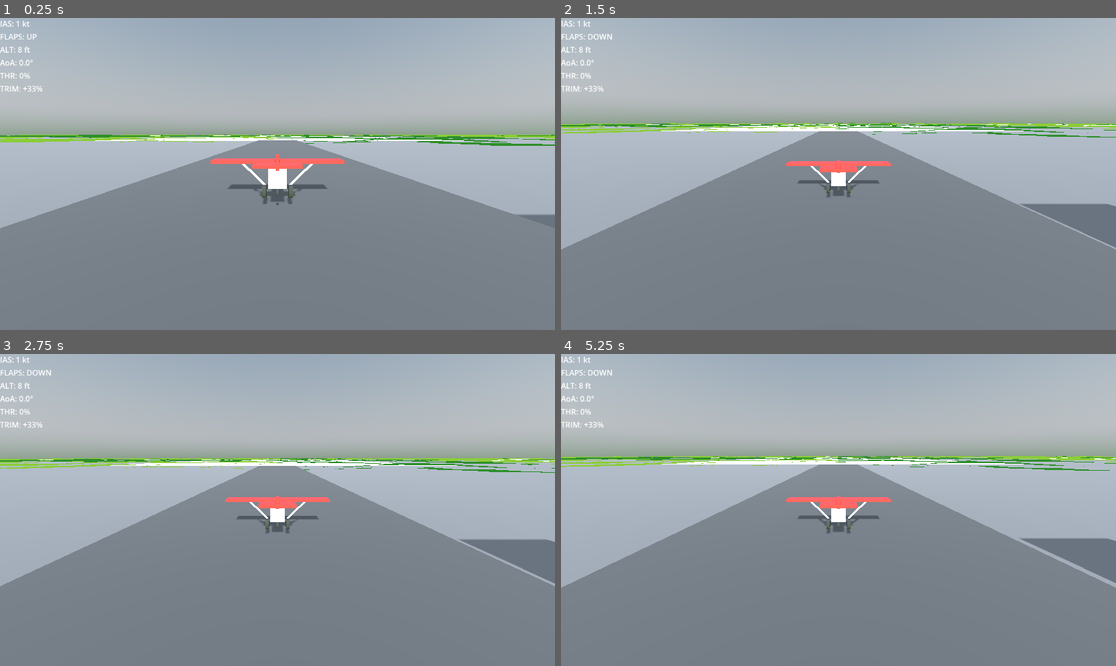
Above: before the commit, frames 1-4 (two rows, left to right).
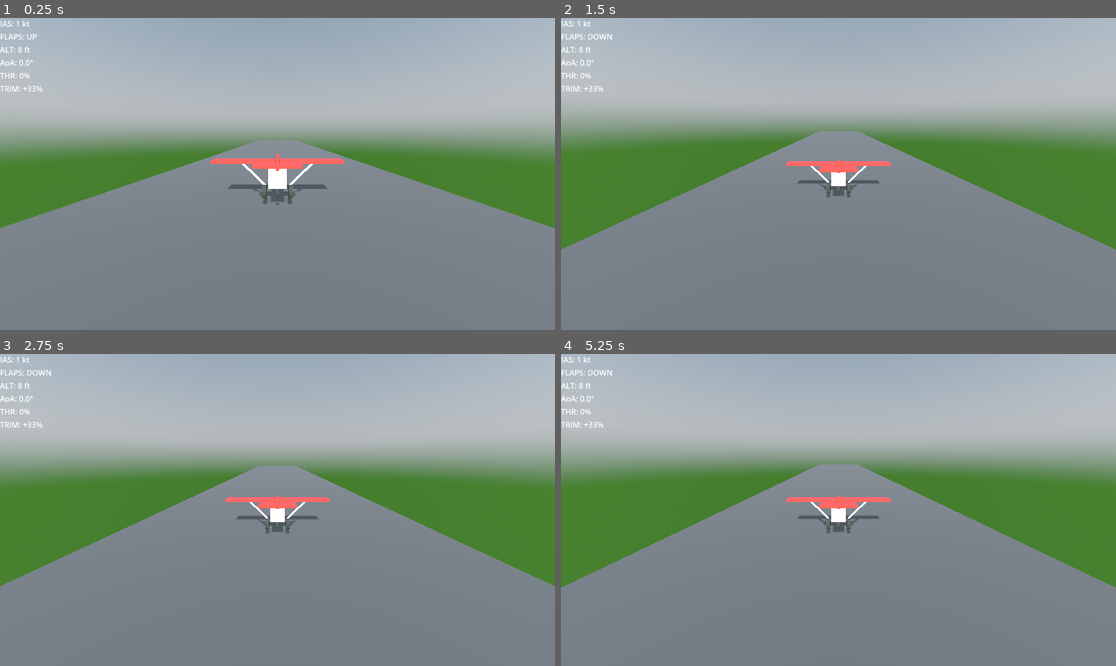
Above: after the commit, the same moments.

Repository: LucasHT22/be-my-copilot
Game: Godot game, scene res://scenes/main.tscn
Same seed, same stepped clock (60 frames per second), same inputs: the game is played once before the commit and once after it.
Inputs:
- Up to frame 1 (0.25 s): no input
- Up to frame 2 (1.5 s): tap Enter (ui_accept) at 0.5, 0.77, 1.07 s; hold Right (ui_right) 0.53-1.28 s; hold Down (ui_down) from 1.28 s (still down)
- Up to frame 3 (2.75 s): tap Enter (ui_accept) at 1.52, 1.82 s; release Down (ui_down) at 2.03 s; hold Right (ui_right) from 2.03 s (still down)
- Up to frame 4 (5.25 s): release Right (ui_right) at 2.78 s; hold Up (ui_up) 2.78-3.53 s; tap Enter (ui_accept) at 3.02, 3.32, 3.77, 4.07, 4.52, 4.82 s; hold Left (ui_left) 3.53-5.03 s; hold Down (ui_down) from 5.03 s (still down)

The runs differ from the first frame. In frame 1, 15% of the frame differs, in the area x 0-100%, y 37-68%; in frame 2, 20%; in frame 3, 20%; in frame 4, 21%, in the area x 0-100%, y 32-75%.
Error after the commit: Invalid call to function 'generate' in base 'Node3D (Chunk.gd)'. Expected 1 arguments. (res://scenes/World.gd:79)

Commit message:
major midnight generation updates

Diff:
--- a/scenes/Chunk.gd
+++ b/scenes/Chunk.gd
@@ -1,6 +1,7 @@
 extends Node3D
 
 var chunk_coord: Vector2i
+var lod_level := 0 # (0 for high, 1 for mid, 2 for low)
 const SIZE := 256
 const AIRPORT_RADIUS := 120
 const TERRAIN_SUBDIVISIONS := 32
@@ -31,10 +32,18 @@
 	)
 
 	generate_ground()
-	generate_content()
-
-	if has_airport():
-		generate_airport()
+
+	if lod_level == 0:
+		generate_content()
+		if has_airport():
+			generate_airport()
+
+func get_terrain_subdivisions() -> int:
+	match lod_level:
+		0: return 32
+		1: return 16
+		2: return 8
+		_: return 32
 
 func has_airport() -> bool:
 	return (chunk_coord.x * 73856093 ^ chunk_coord.y * 19349663) % 40 == 0
@@ -199,10 +208,11 @@
 
 	surface_tool.begin(Mesh.PRIMITIVE_TRIANGLES)
 
-	var step = SIZE / float(TERRAIN_SUBDIVISIONS)
-
-	for iz in range(TERRAIN_SUBDIVISIONS + 1):
-		for ix in range(TERRAIN_SUBDIVISIONS + 1):
+	var subdivisions = get_terrain_subdivisions()
+	var step = SIZE / float(subdivisions)
+
+	for iz in range(subdivisions + 1):
+		for ix in range(subdivisions + 1):
 			var x = ix * step
 			var z = iz * step
 
@@ -210,17 +220,23 @@
 			var wz = chunk_coord.y * SIZE + z
 			var h = get_height_at(wx, wz)
 
+			if has_airport() and is_airport_zone(x, z):
+				var cx = chunk_coord.x * SIZE + SIZE * 0.5
+				var cz = chunk_coord.y * SIZE + SIZE * 0.5
+				var center_noise = height_noise.get_noise_2d(cx, cz)
+				h = (center_noise * 3.0) + 0.5
+
 			var vertex = Vector3(x, h, z)
-			var uv = Vector2(float(ix) / TERRAIN_SUBDIVISIONS, float(iz) / TERRAIN_SUBDIVISIONS)
+			var uv = Vector2(float(ix) / subdivisions, float(iz) / subdivisions)
 
 			surface_tool.set_uv(uv)
 			surface_tool.add_vertex(vertex)
 
-	for iz in range(TERRAIN_SUBDIVISIONS):
-		for ix in range(TERRAIN_SUBDIVISIONS):
-			var i0 = iz * (TERRAIN_SUBDIVISIONS + 1) + ix
+	for iz in range(subdivisions):
+		for ix in range(subdivisions):
+			var i0 = iz * (subdivisions + 1) + ix
 			var i1 = i0 + 1
-			var i2 = i0 + (TERRAIN_SUBDIVISIONS + 1)
+			var i2 = i0 + (subdivisions + 1)
 			var i3 = i2 + 1
 
 			surface_tool.add_index(i0)
@@ -237,7 +253,7 @@
 
 	var mat := StandardMaterial3D.new()
 	var biome = get_biome()
-	match  biome:
+	match biome:
 		"sea":
 			mat.albedo_color = Color(0.2, 0.4, 0.3)
 		"forest":
@@ -250,10 +266,8 @@
 	mat.roughness = 1.0
 	mesh_instance.material_override = mat
 
-	var col := CollisionShape3D.new()
+	ground.add_child(mesh_instance)
 	mesh_instance.create_trimesh_collision()
-
-	ground.add_child(mesh_instance)
 	add_child(ground)
 
 func generate_city():
@@ -347,3 +361,26 @@
 
 	airport.position = Vector3(SIZE * 0.5, h, SIZE * 0.5)
 	add_child(airport)
+
+	var airport_ground := StaticBody3D.new()
+	airport_ground.name = "AirportGround"
+
+	var ground_mesh := MeshInstance3D.new()
+	var plane := PlaneMesh.new()
+	plane.size = Vector2(AIRPORT_RADIUS * 2, AIRPORT_RADIUS * 2)
+	ground_mesh.mesh = plane
+	ground_mesh.position = Vector3(SIZE * 0.5, h, SIZE * 0.5)
+
+	var mat := StandardMaterial3D.new()
+	mat.albedo_color = Color(0.3, 0.3, 0.3)
+	ground_mesh.material_override = mat
+
+	var col := CollisionShape3D.new()
+	var box_shape := BoxShape3D.new()
+	box_shape.size = Vector3(AIRPORT_RADIUS * 2, 0.1, AIRPORT_RADIUS * 2)
+	col.shape = box_shape
+	col.position = Vector3(SIZE * 0.5, h, SIZE * 0.5)
+
+	airport_ground.add_child(ground_mesh)
+	airport_ground.add_child(col)
+	add_child(airport_ground)
--- /dev/null
+++ b/scenes/ObjectPool.gd
@@ -0,0 +1,44 @@
+extends Node
+
+var tree_pool := []
+var building_pool := []
+const POOL_SIZE := 500
+
+var tree_scene = preload("res://scenes/Tree.tscn")
+var building_scene = preload("res://scenes/Terminal.tscn")
+
+func _ready():
+	for i in range(POOL_SIZE):
+		var tree = tree_scene.instantiate()
+		tree.visible = false
+		tree_pool.append(tree)
+
+		var building = building_scene.instantiate()
+		building.visible = false
+		building_pool.append(building)
+
+func get_tree0() -> Node3D:
+	if tree_pool.size() > 0:
+		return tree_pool.pop_back()
+	else:
+		return tree_scene.instantiate()
+
+func get_building() -> Node3D:
+	if building_pool.size() > 0:
+		return building_pool.pop_back()
+	else:
+		return building_scene.instantiate()
+
+func return_tree(tree: Node3D):
+	tree.get_parent().remove_child(tree)
+	tree.visible = false
+	tree.position = Vector3.ZERO
+	tree.scale = Vector3.ONE
+	tree_pool.append(tree)
+
+func return_building(building: Node3D):
+	building.get_parent().remove_child(building)
+	building.visible = false
+	building.position = Vector3.ZERO
+	building.scale = Vector3.ONE
+	building_pool.append(building)
--- a/scenes/World.gd
+++ b/scenes/World.gd
@@ -8,16 +8,33 @@
 const CHUNK_SIZE := 256
 var chunks := {}
 var last_player_chunk := Vector2i(-999, -999)
+var generation_queue := []
+var active_threads := {}
 
 func _process(_delta):
 	if player == null:
 		return
+
+	check_finished_threads()
 
 	var player_chunk = get_player_chunk()
 
 	if player_chunk != last_player_chunk:
 		last_player_chunk = player_chunk
 		update_chunks(player_chunk)
+
+func check_finished_threads():
+	var finished := []
+	for coord in active_threads.keys():
+		var thread: Thread = active_threads[coord]
+		if not thread.is_alive():
+			var chunk = thread.wait_to_finish()
+			add_child(chunk)
+			chunks[coord] = chunk
+			finished.append(coord)
+
+	for coord in finished:
+		active_threads.erase(coord)
 
 func update_chunks(player_chunk: Vector2i):
 	for x in range(
@@ -29,7 +46,7 @@
 			player_chunk.y + view_distance + 1
 		):
 			var key = Vector2i(x, z)
-			if not chunks.has(key):
+			if not chunks.has(key) and not active_threads.has(key):
 				spawn_chunk(key)
 
 	var chunks_to_remove = []
@@ -44,10 +61,23 @@
 		unload_chunk(coord)
 
 func spawn_chunk(coord: Vector2i):
+	var player_chunk = get_player_chunk()
+	var dist = max(abs(coord.x - player_chunk.x), abs(coord.y - player_chunk.y))
+
+	var lod = 0
+	if dist > 2:
+		lod = 2
+	elif dist > 1:
+		lod = 1
+
+	var thread = Thread.new()
+	thread.start(_generate_chunk_threaded.bind(coord, lod))
+	active_threads[coord] = thread
+
+func _generate_chunk_threaded(coord: Vector2i, lod: int):
 	var chunk = chunk_scene.instantiate()
-	chunk.generate(coord)
-	add_child(chunk)
-	chunks[coord] = chunk
+	chunk.generate(coord, lod)
+	return chunk
 
 func unload_chunk(coord: Vector2i):
 	if chunks.has(coord):
